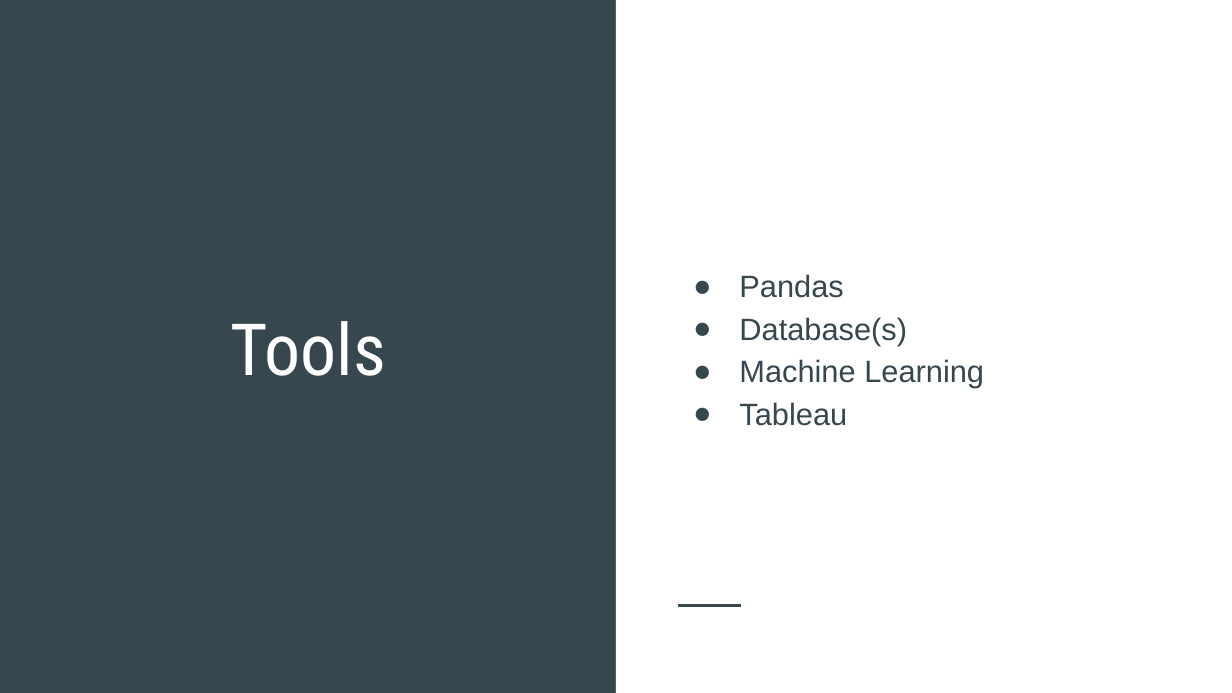
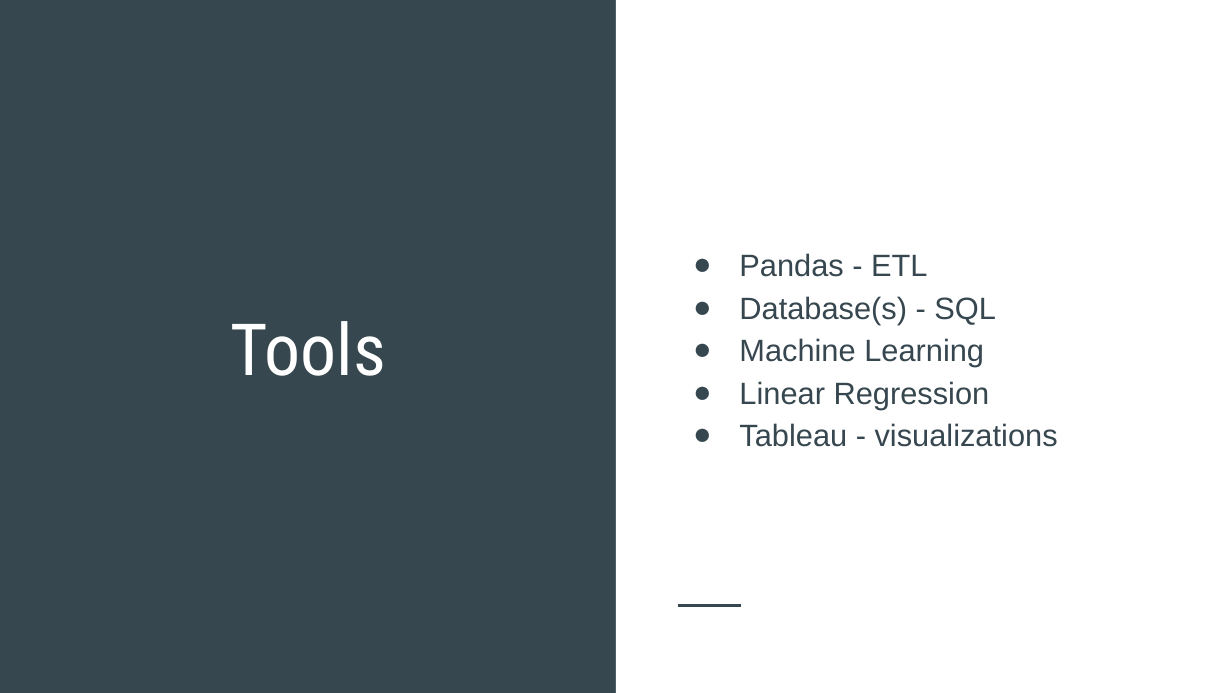
Before and after one commit to Jopinson/COVID19_Property_Pandemic, a slide deck: slide 5 of PresentationSlides.pptx. Drawn at 1232x693 pixels with LibreOffice and Linux fonts; fonts in the diff are those of the drawing. Boxes give left, top, right and bottom in pixels: in the first picture for what was removed or moved away, otherwise in the second. Text is boxed around its words. In the diff, an @@ line names an element or a change of style, - is before the commit and + after.

Commit message:
Updating presentation slides
Revised question, added details to dataset and tools

```diff
--- a/PresentationSlides.pptx
+++ b/PresentationSlides.pptx
@@ text at bbox=[739, 253, 996, 324]: text changed @@
-● Pandas
-● Database(s)
+● Pandas - ETL
+● Database(s) - SQL
@@ text at bbox=[739, 381, 1058, 447]: text changed @@
-● Tableau
+● Linear Regression
+● Tableau - visualizations
```
Also in this commit, not shown: 4 other slides changed, 1 slide added.
